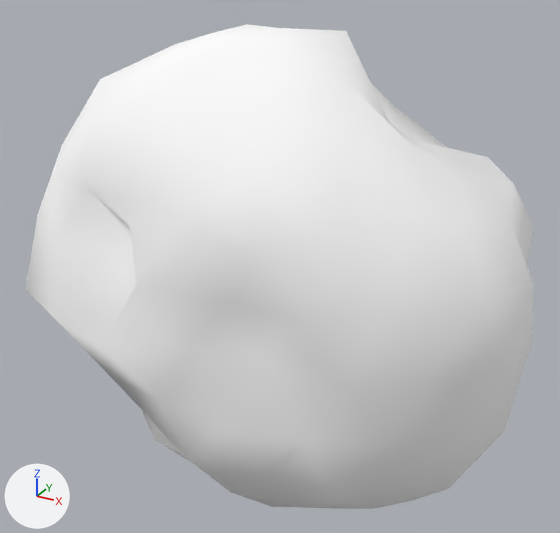
Renders of the glTF model assets/asteroids/asteroid_sml_20.glb from each side of a commit.
Rendered twice from a 50 mm lens placed at (1.357, -2.464, 1.314), pointed at (-0.01, 0.021, 0.072). Arrows for +X, +Y and +Z are at lower left; the lights stay in place. The older version comes first. Vertices at exactly the same position are counted once.

The first picture shows 'asteroid_sml_20'.
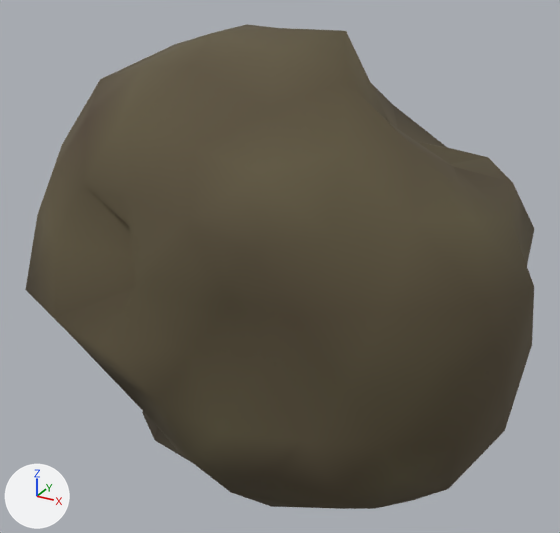
What changed in the scene script:
```text
Change mat_rock_asteroid_sml_20:
    where n0 = _N.new('ShaderNodeBsdfPrincipled'); n0.name = 'Principled BSDF'
    remove n0.inputs[0].default_value = (1.0, 1.0, 1.0, 1.0)  # 'Base Color', white #ffffff
    n0.inputs[1].default_value: 0.036 -> 0.0201  # 'Metallic'
    n0.inputs[2].default_value: 0.944 -> 0.904  # 'Roughness'
    add n2 = _N.new('ShaderNodeVertexColor'); n2.name = 'Color Attribute'
    add _L.new(n2.outputs[0], n0.inputs[0])  # 'Color' to 'Base Color'
Change me_icosphere:
    where me_icosphere.from_pydata(...)  # 162 vertices, 320 faces; spans x -1.02..0.99, y -0.72..0.71, z -0.96..0.99
    used by ob_asteroid_sml_20; location = (0.0, 0.0, 0.0)
    me_icosphere part 1: vertex colours changed
```

What differs and where, as boxes (x1, y1, x2, y2) in the pictures (560 x 533 px):
'asteroid_sml_20', recoloured (darker)
    both: (25, 24, 534, 509)
